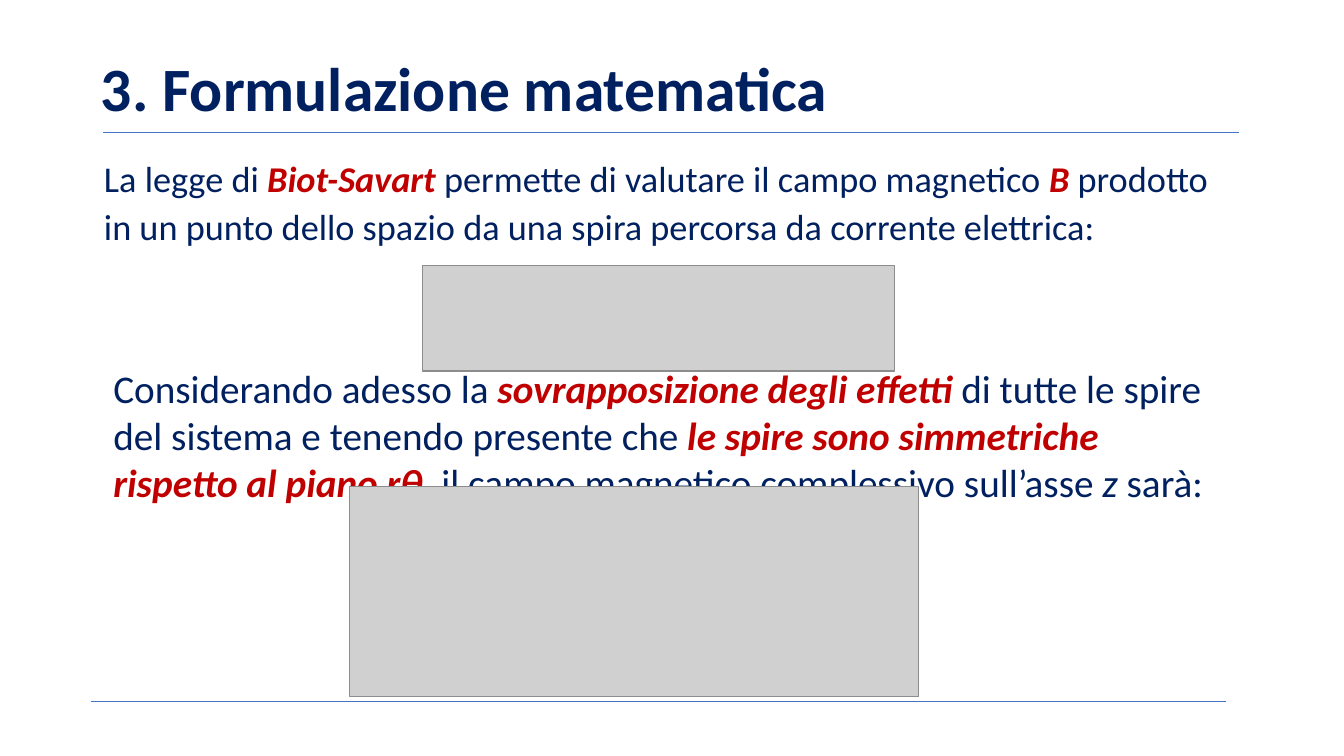
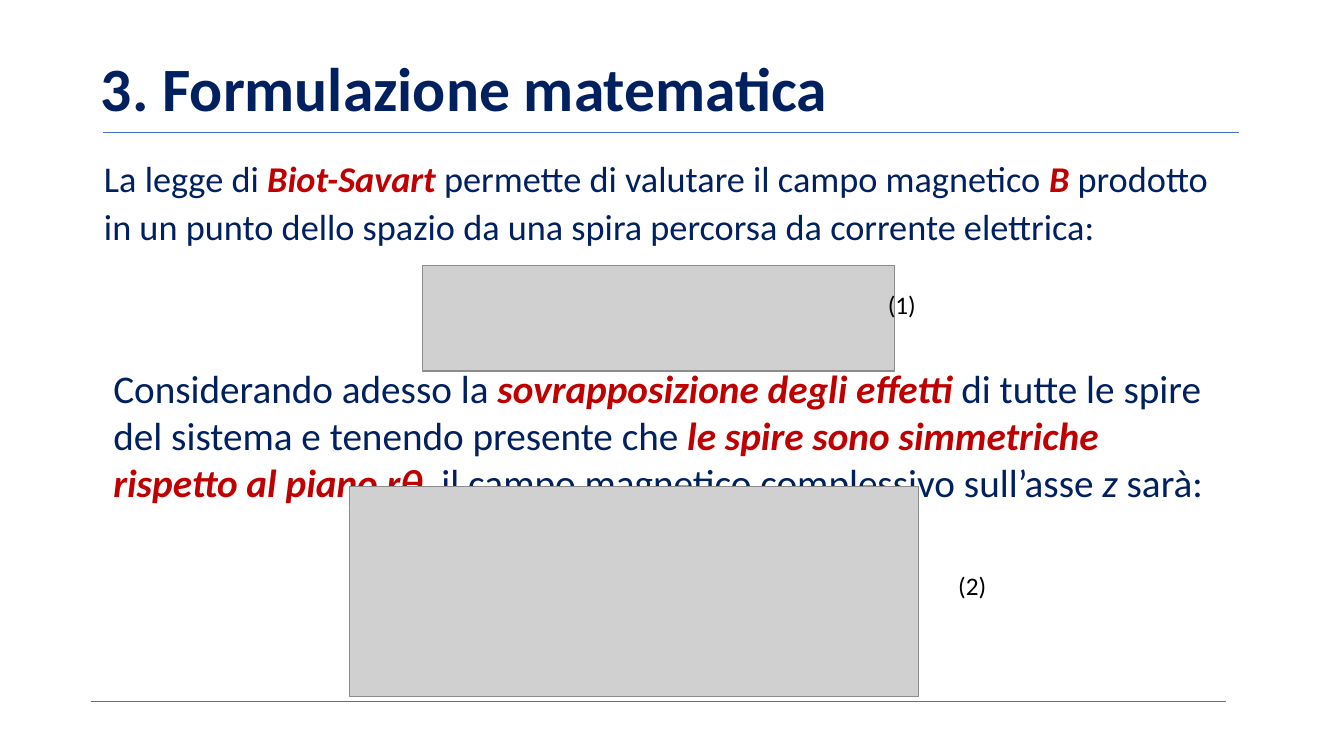
Before and after one commit to BernardoGiordano/NelderMeadMethod, a slide deck: slide 6 of writeup/Slides.pptx. Drawn at 1344x756 pixels with LibreOffice and Linux fonts; fonts in the diff are those of the drawing; grey boxes stand for pictures; background and template pictures are left out. Boxes give left, top, right and bottom in pixels: in the first picture for what was removed or moved away, otherwise in the second. Text is boxed around its words. In the diff, an @@ line names an element or a change of style, - is before the commit and + after.

Commit message:
slides

```diff
--- a/writeup/Slides.pptx
+++ b/writeup/Slides.pptx
@@ text added at (888, 294, 916, 321), 18 pt, text #000000 @@
+(1)
@@ text added at (958, 576, 986, 599), 18 pt, text #000000 @@
+(2)
```
Also in this commit, not shown: 2 other slides changed.
